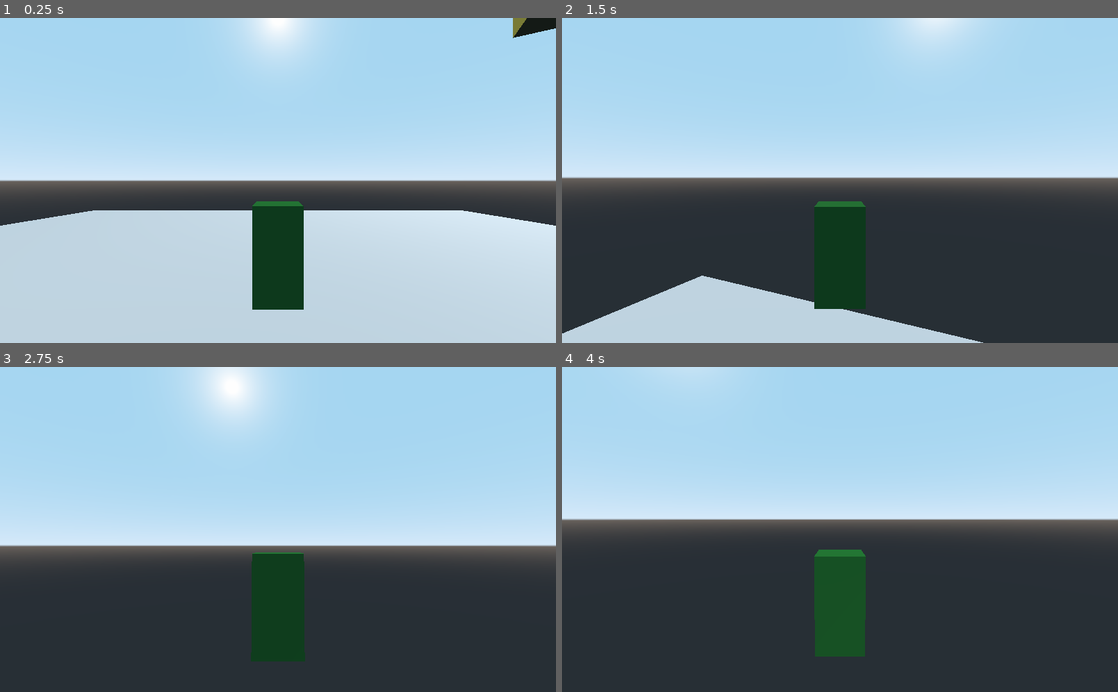
Above: before the commit, frames 1-4 (two rows, left to right).
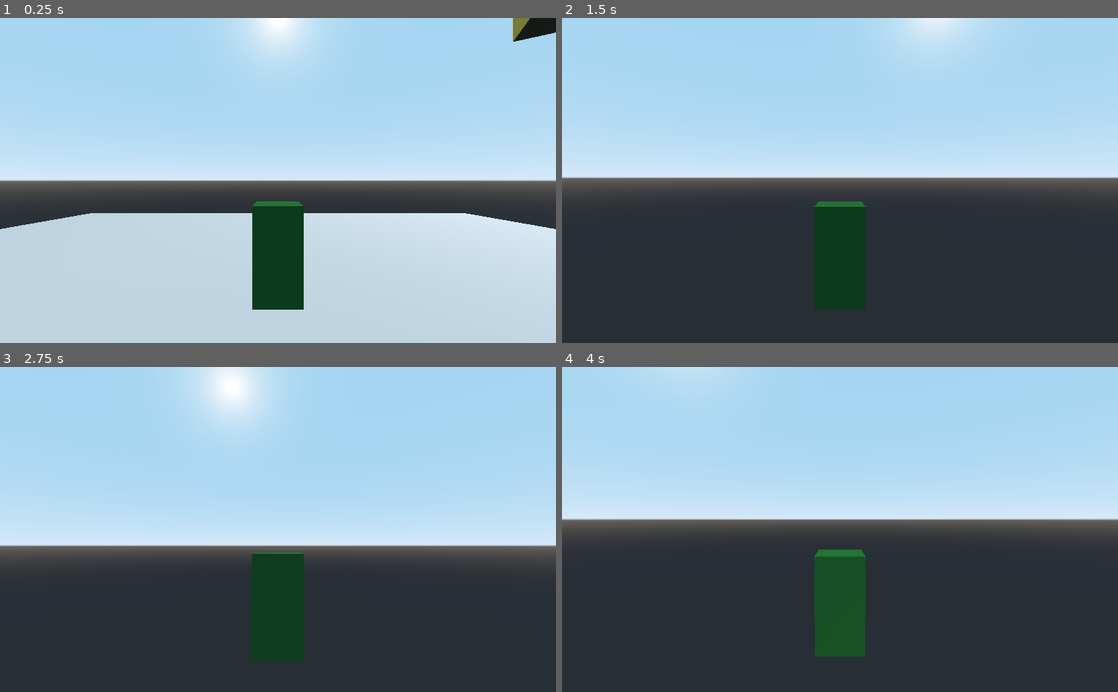
Above: after the commit, the same moments.

Repository: AlaskanGopher/GopherRPG3D
Game: Godot game, scene res://MainScene/InGame.tscn
The game is run twice, just before and just after one commit, with the same random seed, the same clock (stepped at 60 frames per second) and the same inputs.
Inputs (mouse positions are in pixels of both pictures, inside the frame that each line leads up to):
- Up to frame 1 (0.25 s): no input
- Up to frame 2 (1.5 s): tap Enter at 0.5 s; move the mouse to (867, 180) at 0.52 s; hold Space (movement_jump) 0.53-1.28 s; hold W (movement_up) from 0.53 s (still down); move the mouse to (812, 180) at 1.27 s; tap Space (movement_jump) at 1.35 s
- Up to frame 3 (2.75 s): keep holding W (movement_up); tap Space (movement_jump) at 1.52, 1.82 s; move the mouse to (289, 523) at 2.02 s; hold Space (movement_jump) from 2.03 s (still down)
- Up to frame 4 (4 s): keep holding W (movement_up); move the mouse to (834, 536) at 2.77 s; release Space (movement_jump) at 2.78 s; tap Space (movement_jump) at 2.85, 3.02, 3.32 s; tap Enter at 3.5 s; move the mouse to (878, 532) at 3.52 s; hold Space (movement_jump) from 3.53 s (still down)

The runs differ from the first frame. In frame 1, 0.9% of the frame differs, in the area x 0-100%, y 0-65%; in frame 2, 8.2%, in the area x 0-76%, y 79-100%; in frame 3, less than 0.1%; in frame 4, less than 0.1%.

Commit message:
Bopple Angry I ain't pushin

Diff:
--- a/source/MainScene/InGame.tscn
+++ b/source/MainScene/InGame.tscn
@@ -28,6 +28,7 @@
 
 [node name="Player" parent="." instance=ExtResource( 1 )]
 transform = Transform( 1, 0, 0, 0, 1, 0, 0, 0, 1, 0, 3, 0 )
+mode = 3
 
 [node name="Box" parent="." instance=ExtResource( 2 )]
 transform = Transform( 0.866025, 0, 0.5, 0, 1, 0, -0.5, 0, 0.866025, 10, 4, 5 )
--- a/source/Player/Player.tscn
+++ b/source/Player/Player.tscn
@@ -1,11 +1,6 @@
-[gd_scene load_steps=6 format=2]
+[gd_scene load_steps=5 format=2]
 
 [ext_resource path="res://Player/PlayerController.gd" type="Script" id=1]
-
-[sub_resource type="PhysicsMaterial" id=4]
-friction = 2.0
-rough = true
-bounce = 0.13
 
 [sub_resource type="CubeMesh" id=1]
 size = Vector3( 1, 2, 1 )
@@ -16,11 +11,8 @@
 [sub_resource type="BoxShape" id=3]
 extents = Vector3( 0.5, 1, 0.5 )
 
-[node name="Player" type="RigidBody"]
+[node name="Player" type="KinematicBody"]
 transform = Transform( 1, 0, 0, 0, 1, 0, 0, 0, 1, 0, 1, 0 )
-mode = 2
-physics_material_override = SubResource( 4 )
-can_sleep = false
 script = ExtResource( 1 )
 
 [node name="MeshInstance" type="MeshInstance" parent="."]
--- a/source/Player/PlayerController.gd
+++ b/source/Player/PlayerController.gd
@@ -1,27 +1,44 @@
-extends RigidBody
+extends KinematicBody
 
 export var speed = 60
+
 var velocity := Vector3()
-
 
 func _ready():
 	pass
 
-func _integrate_forces(state):
-	var input = Vector3()
-	if Input.is_action_pressed("movement_up"):
-		input.z -= 1
-	if Input.is_action_pressed("movement_down"):
-		input.z += 1
-	if Input.is_action_pressed("movement_left"):
-		input.x -= 1
-	if Input.is_action_pressed("movement_right"):
-		input.x += 1
-	if (input.length_squared() > 0 and Vector2(state.linear_velocity.x, state.linear_velocity.z).length_squared() < speed):
-		input = input.normalized() * speed
-	if Input.is_action_pressed("movement_jump") and abs(state.linear_velocity.y) < 0.01:
-		input.y += 1000
-	state.add_central_force(input.rotated(Vector3(0,1,0), rotation.y))
+#func _integrate_forces(state):
+#	var input = Vector3()
+#	if Input.is_action_pressed("movement_up"):
+#		input.z -= 1
+#	if Input.is_action_pressed("movement_down"):
+#		input.z += 1
+#	if Input.is_action_pressed("movement_left"):
+#		input.x -= 1
+#	if Input.is_action_pressed("movement_right"):
+#		input.x += 1
+#	if (input.length_squared() > 0 and Vector2(state.linear_velocity.x, state.linear_velocity.z).length_squared() < speed):
+#		input = input.normalized() * speed
+#	if Input.is_action_pressed("movement_jump") and abs(state.linear_velocity.y) < 0.01:
+#		input.y += 1000
+#	state.add_central_force(input.rotated(Vector3(0,1,0), rotation.y))
+
+export (int) var ACCELERATION = 500
+export (int) var MAX_SPEED = 175
+export (int) var FRICTION = 2500
+
+func _physics_process(delta):
+	var input_vector = Vector3()
+	input_vector.x = Input.get_action_strength("movement_right") - Input.get_action_strength("movement_left")
+	input_vector.z = Input.get_action_strength("movement_down") - Input.get_action_strength("movement_up")
+	input_vector = input_vector.normalized()
+
+	if input_vector != Vector3():
+		velocity = velocity.move_toward(input_vector * MAX_SPEED, ACCELERATION * delta)
+	else:
+		velocity = velocity.move_toward(Vector3(), FRICTION * delta)
+
+	velocity = move_and_slide(velocity);
 
 func _input(event):
 	if event is InputEventMouseMotion:
